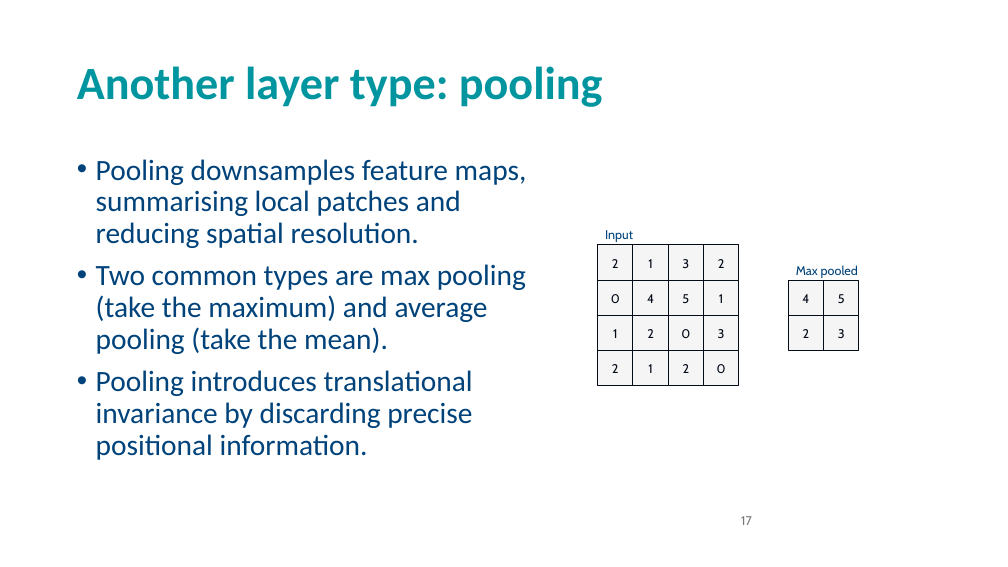
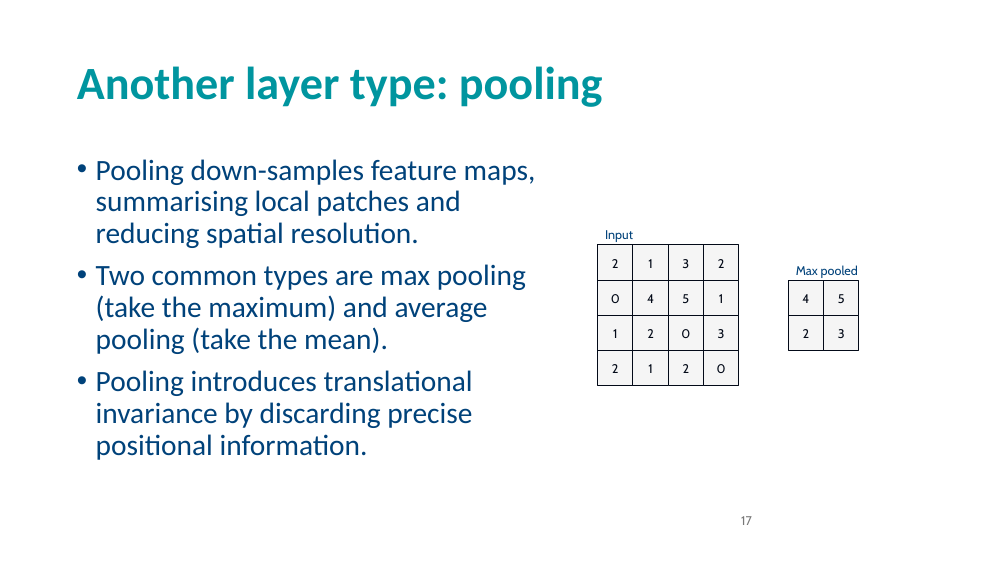
Before and after one commit to andrewcparnell/STAT41130, a slide deck: slide 17 of slides/day 2/D2C2_DL_CNN.pptx. Drawn at 1008x567 pixels with LibreOffice and Linux fonts; fonts in the diff are those of the drawing; background and template pictures are left out. Boxes give left, top, right and bottom in pixels: in the first picture for what was removed or moved away, otherwise in the second. Text is boxed around its words. In the diff, an @@ line names an element or a change of style, - is before the commit and + after.

```diff
--- a/slides/day 2/D2C2_DL_CNN.pptx
+++ b/slides/day 2/D2C2_DL_CNN.pptx
@@ text at bbox=[96, 159, 536, 248]: text changed @@
-• Pooling downsamples feature maps, summarising local patches and reducing spatial resolution.
+• Pooling down-samples feature maps, summarising local patches and reducing spatial resolution.
```
Also in this commit, not shown: 3 other slides changed, 4 other files.
